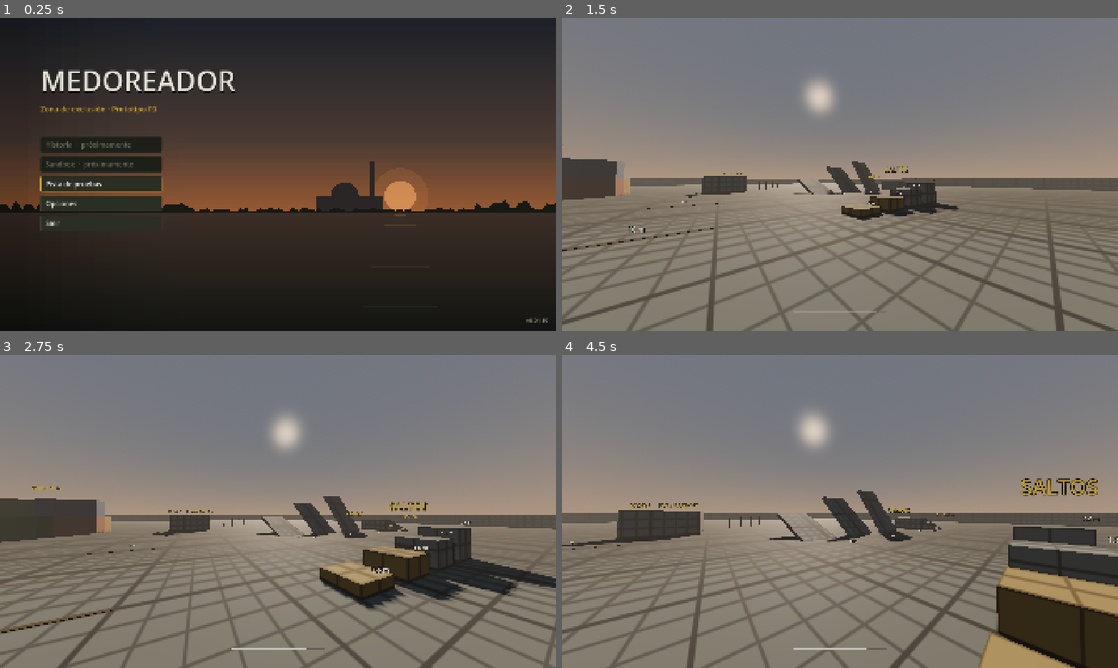
Above: before the commit, frames 1-4 (two rows, left to right).
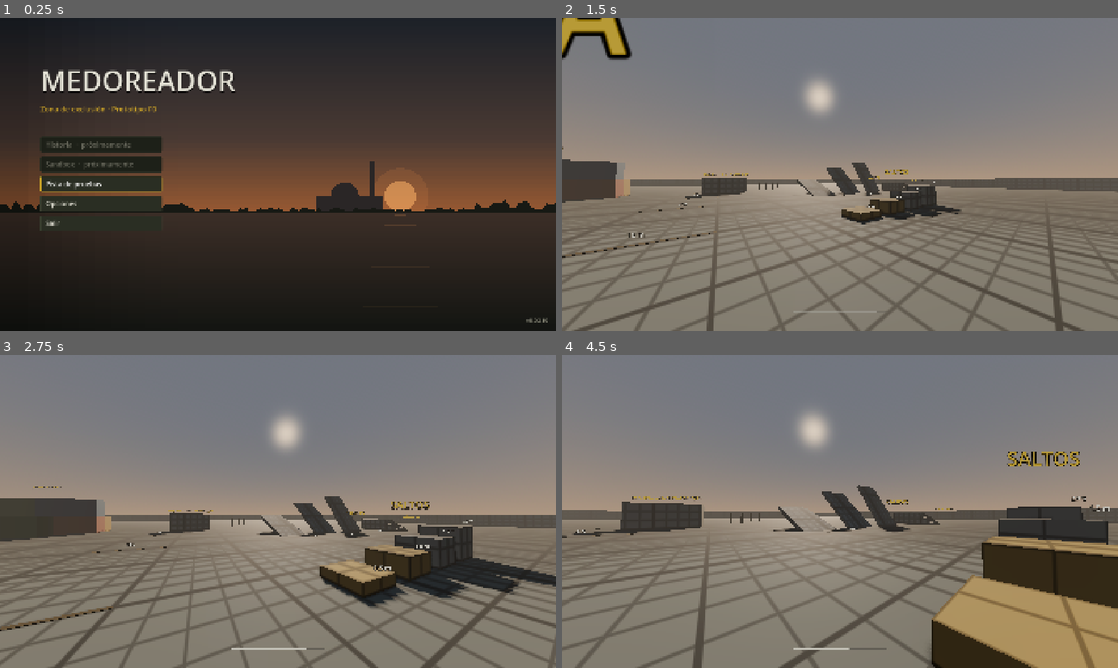
Above: after the commit, the same moments.

Repository: SantiBavaresco/proyecto-shooter
Game: Godot game, scene res://ui/boot/boot.tscn
The game is run twice, just before and just after one commit, with the same random seed, the same clock (stepped at 60 frames per second) and the same inputs.
Inputs (mouse positions are in pixels of both pictures, inside the frame that each line leads up to):
- Up to frame 1 (0.25 s): no input
- Up to frame 2 (1.5 s): click "Pista de pruebas" at 0.5 s; tap Enter at 1.25 s; move the mouse to (867, 174) at 1.27 s; hold W (move_forward) from 1.28 s (still down); hold Space (jump) from 1.28 s (still down); click (867, 174) at 1.42 s
- Up to frame 3 (2.75 s): keep holding W (move_forward); move the mouse to (250, 511) at 2.02 s; release Space (jump) at 2.03 s; right-click (250, 511) at 2.1 s; tap Space (jump) at 2.27, 2.3, 2.57 s
- Up to frame 4 (4.5 s): keep holding W (move_forward); move the mouse to (851, 505) at 2.77 s; hold C (crouch) 2.78-3.53 s; tap Space (jump) at 3.05, 3.77, 3.8, 4.07 s; move the mouse to (834, 517) at 3.52 s; tap O (detector) at 3.6 s; click (834, 517) at 3.67 s; move the mouse to (878, 514) at 4.27 s; hold Space (jump) from 4.28 s (still down); click (878, 514) at 4.35 s

The runs differ from the first frame. In frame 1, less than 0.1% of the frame differs, in the area x 96-98%, y 96-98%; in frame 2, 12%; in frame 3, 6.9%; in frame 4, 22%, in the area x 0-100%, y 30-100%.

Commit message:
F0.1: salto con gravedad de juego (sube rápido, cae más rápido)
Co-Authored-By: Claude Opus 5.5 <noreply@anthropic.com>
Claude-Session: https://claude.ai/code/session_01NiLch2TfVhWRmUGhGTA8SM

Diff:
--- a/core/resources/player_movement_config.gd
+++ b/core/resources/player_movement_config.gd
@@ -11,8 +11,15 @@
 @export var ground_accel: float = 16.0
 @export var ground_decel: float = 20.0
 
-@export_group("Salto")
-@export var jump_velocity: float = 4.6
+@export_group("Salto y gravedad")
+## Velocidad inicial del salto. Con gravity_up_mult 2.0 da ~1,1 m de altura.
+@export var jump_velocity: float = 6.6
+## Multiplicadores sobre la gravedad del proyecto (9,8). La gravedad real
+## se siente flotante en un juego; subir rápido y caer más rápido da peso.
+@export var gravity_up_mult: float = 2.0
+@export var gravity_down_mult: float = 2.6
+## Velocidad máxima de caída (m/s).
+@export var max_fall_speed: float = 50.0
 @export var coyote_time: float = 0.12
 @export var jump_buffer: float = 0.12
 
--- a/data/player/player_movement_default.tres
+++ b/data/player/player_movement_default.tres
@@ -10,7 +10,10 @@
 air_control = 0.3
 ground_accel = 16.0
 ground_decel = 20.0
-jump_velocity = 4.6
+jump_velocity = 6.6
+gravity_up_mult = 2.0
+gravity_down_mult = 2.6
+max_fall_speed = 50.0
 coyote_time = 0.12
 jump_buffer = 0.12
 stand_height = 1.8
--- a/entities/player/player.gd
+++ b/entities/player/player.gd
@@ -195,7 +195,8 @@
 	# Vertical: gravedad y salto
 	var vy := velocity.y
 	if not on_floor:
-		vy -= _gravity() * delta
+		var mult := config.gravity_up_mult if vy > 0.0 else config.gravity_down_mult
+		vy = maxf(vy - _gravity() * mult * delta, -config.max_fall_speed)
 	if _jump_buffer > 0.0 and _coyote > 0.0 and _try_jump():
 		vy = config.jump_velocity
 		_jump_buffer = 0.0
--- a/project.godot
+++ b/project.godot
@@ -8,7 +8,7 @@
 
 config/name="Medoreador"
 config/description="Shooter táctico de supervivencia en mundo abierto - Zona de Atucha / Delta del Paraná"
-config/version="0.0.1-f0"
+config/version="0.0.2-f0"
 run/main_scene="res://ui/boot/boot.tscn"
 config/features=PackedStringArray("4.7", "Forward Plus")
 config/icon="res://icon.svg"
--- a/tests/gameplay/test_player_movement.gd
+++ b/tests/gameplay/test_player_movement.gd
@@ -194,5 +194,36 @@
 	# Escalera en x = 34: arranca en z = −18 y sube hacia −Z
 	await _spawn(Vector3(34, 0.05, -15.5))
 	bot.move = Vector2(0, 1)
-	await physics_frames(180)
-	assert_gt(player.global_position.y, 1.8, "sube la escalera")
+	var max_y := 0.0
+	for i in 120:
+		await physics_frames(1)
+		max_y = maxf(max_y, player.global_position.y)
+	assert_gt(max_y, 1.9, "sube la escalera hasta arriba (2 m)")
+
+
+func test_jump_air_time_is_snappy() -> void:
+	await _spawn(Vector3(0, 0.05, 0))
+	bot.press_jump()
+	await physics_frames(2)
+	var frames := 0
+	while not player.is_on_floor() and frames < 120:
+		await physics_frames(1)
+		frames += 1
+	assert_lt(frames / 60.0, 0.75, "tiempo en el aire")
+	assert_gt(frames / 60.0, 0.45)
+
+
+func test_gap_jumps() -> void:
+	# Plataformas en x = −24 a lo largo de −Z; huecos de 2, 3 y 4 m.
+	# Caminando se cruza el de 2 m.
+	await _spawn(Vector3(-24, 0.55, -13))
+	bot.move = Vector2(0, 1)
+	# Saltar justo antes del borde (z = −15,5)
+	var guard := 0
+	while player.global_position.z > -15.2 and guard < 180:
+		await physics_frames(1)
+		guard += 1
+	bot.press_jump()
+	await physics_frames(60)
+	assert_gt(player.global_position.y, 0.4, "cruza el hueco de 2 m caminando")
+	assert_lt(player.global_position.z, -17.5, "aterriza en la plataforma siguiente")
--- a/tests/unit/test_movement_config.gd
+++ b/tests/unit/test_movement_config.gd
@@ -11,6 +11,11 @@
 	assert_lt(c.crouch_height, c.stand_height)
 	assert_gt(c.crouch_height, c.capsule_radius * 2.0, "la cápsula agachada debe ser válida")
 	# Altura del salto: v² / 2g
-	var apex := c.jump_velocity * c.jump_velocity / (2.0 * 9.8)
+	var g_up := 9.8 * c.gravity_up_mult
+	var apex := c.jump_velocity * c.jump_velocity / (2.0 * g_up)
+	# Tiempo en el aire saltando en el lugar: no debe sentirse flotante
+	var air_time := c.jump_velocity / g_up + sqrt(2.0 * apex / (9.8 * c.gravity_down_mult))
+	assert_lt(air_time, 0.75, "el salto no debe sentirse como un papel")
+	assert_gt(c.gravity_down_mult, c.gravity_up_mult, "cae más rápido de lo que sube")
 	assert_gt(apex, 0.9, "tiene que poder subir a una caja de 1 m (con impulso)")
 	assert_lt(apex, 1.4, "no debe saltar como superhéroe")
Not shown, added: docs/screenshots/01_titulo.jpg.import
Not shown, added: docs/screenshots/02_pista_general.jpg.import
Not shown, added: docs/screenshots/03_saltos_y_rampas.jpg.import
Not shown, added: docs/screenshots/04_tunel_agachado.jpg.import
Not shown, added: docs/screenshots/05_inclinacion_esquina.jpg.import
Not shown, added: docs/screenshots/06_contenedores.jpg.import
Not shown, added: docs/screenshots/07_debug_f1.jpg.import
Not shown, added: docs/screenshots/08_pausa.jpg.import
Not shown, added: docs/screenshots/09_opciones_controles.jpg.import
Not shown, added: tests/screenshots/screenshot_runner.gd.uid
Not shown, changed: docs/DECISIONS.md
Not shown, changed: docs/DEVLOG.md
(and 1 more such lines)
